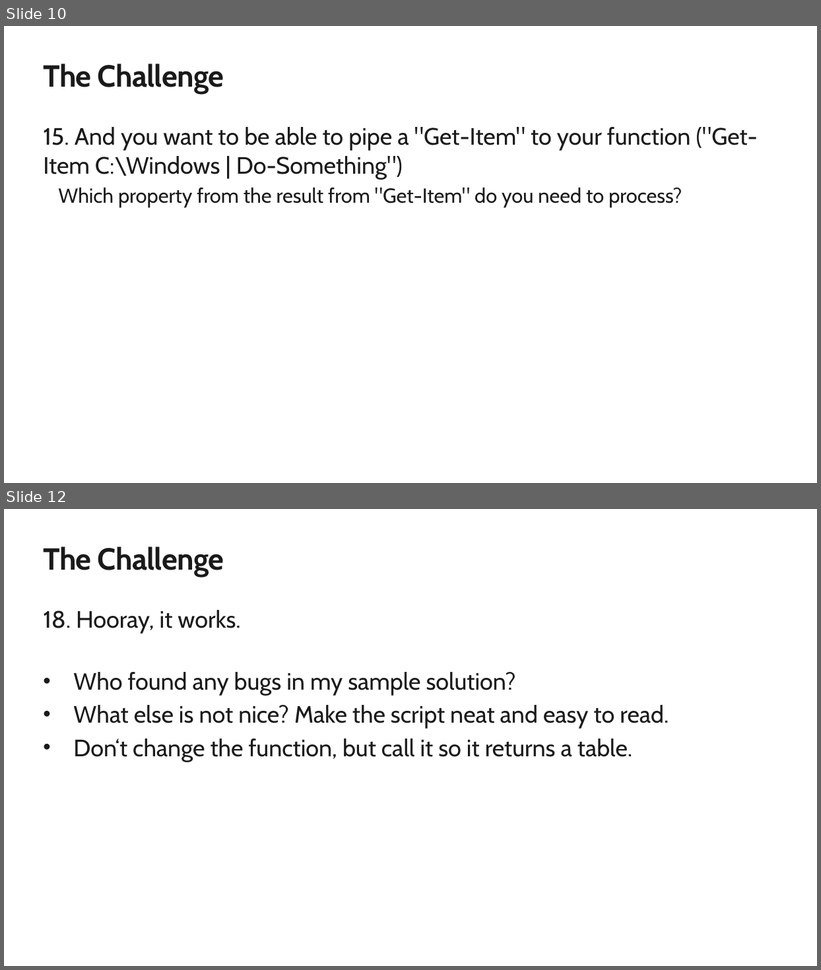
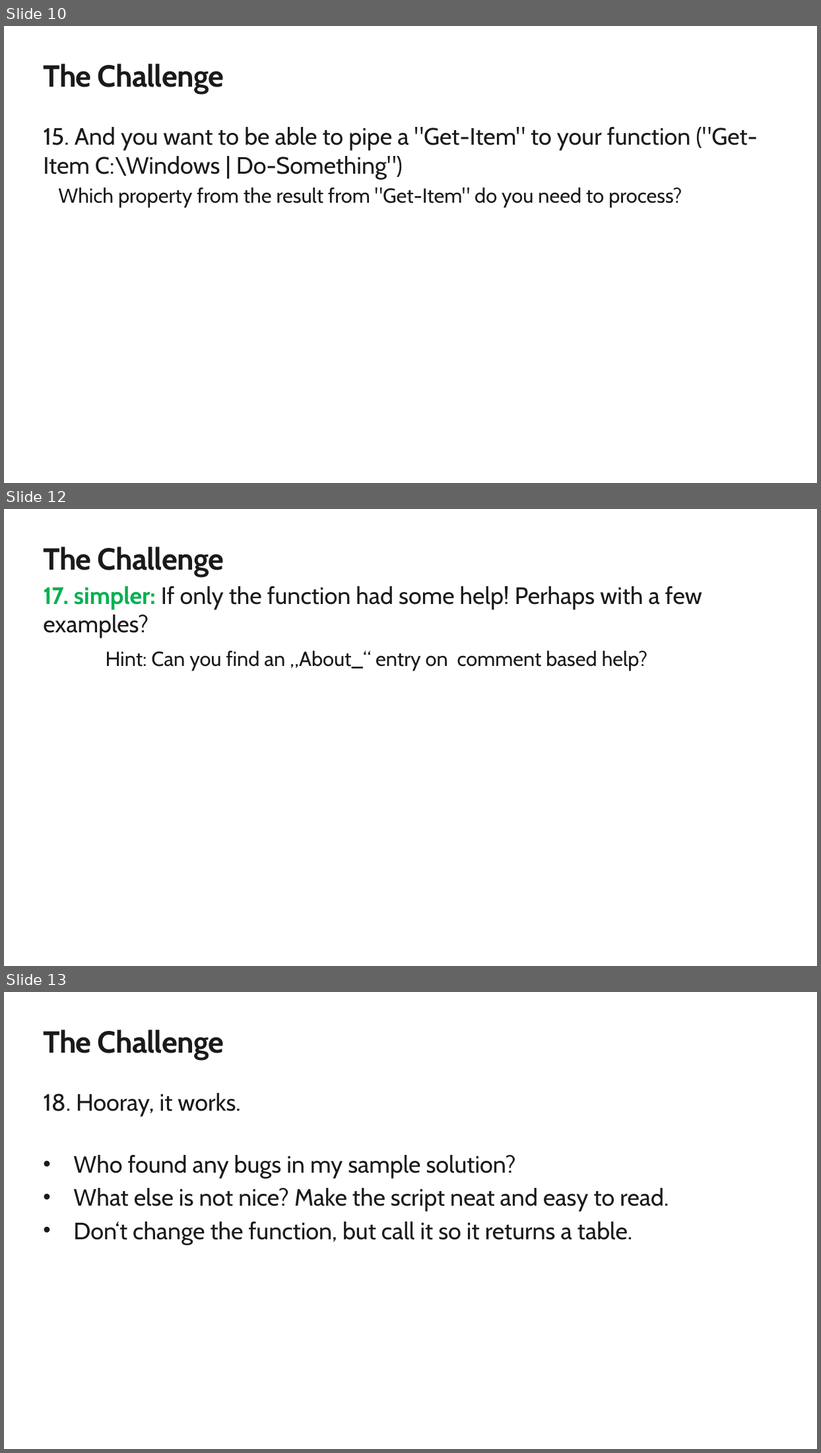
Before and after one commit to jkulbe-msft/powershell-foundation, a slide deck: Abschluss/PowerShell Foundation Skills Scripting Challenge English.pptx. Shown one above the other, each under a label of ours: slides 10 and 12 before the commit, slides 10, 12 and 13 after it; the slides between them are not shown. The pictures are 821x970 and 821x1453 pixels, drawn with LibreOffice and Linux fonts; fonts in the diff are those of the drawing; background and template pictures are left out. Boxes give left, top, right and bottom in pixels: in the first picture for what was removed or moved away, otherwise in the second. Text is boxed around its words. In the diff, an @@ line names an element or a change of style, - is before the commit and + after.

```diff
--- a/Abschluss/PowerShell Foundation Skills Scripting Challenge English.pptx
+++ b/Abschluss/PowerShell Foundation Skills Scripting Challenge English.pptx
@@ slide 12 added at (x1=4, y1=509, x2=817, y2=966), background #FFFFFF @@
@@ title added at (x1=43, y1=547, x2=224, y2=577), 36 pt, text #1A1A1A, bold @@
+The Challenge
@@ text added at (x1=43, y1=586, x2=702, y2=670), 28 pt, text #1A1A1A @@
+17. simpler: If only the function had some help! Perhaps with a few examples?
+Hint: Can you find an „About_“ entry on comment based help?
@@ what was slide 12 is now slide 13 @@
```
Also in this commit, not shown: 1 slide changed, 3 other files.
